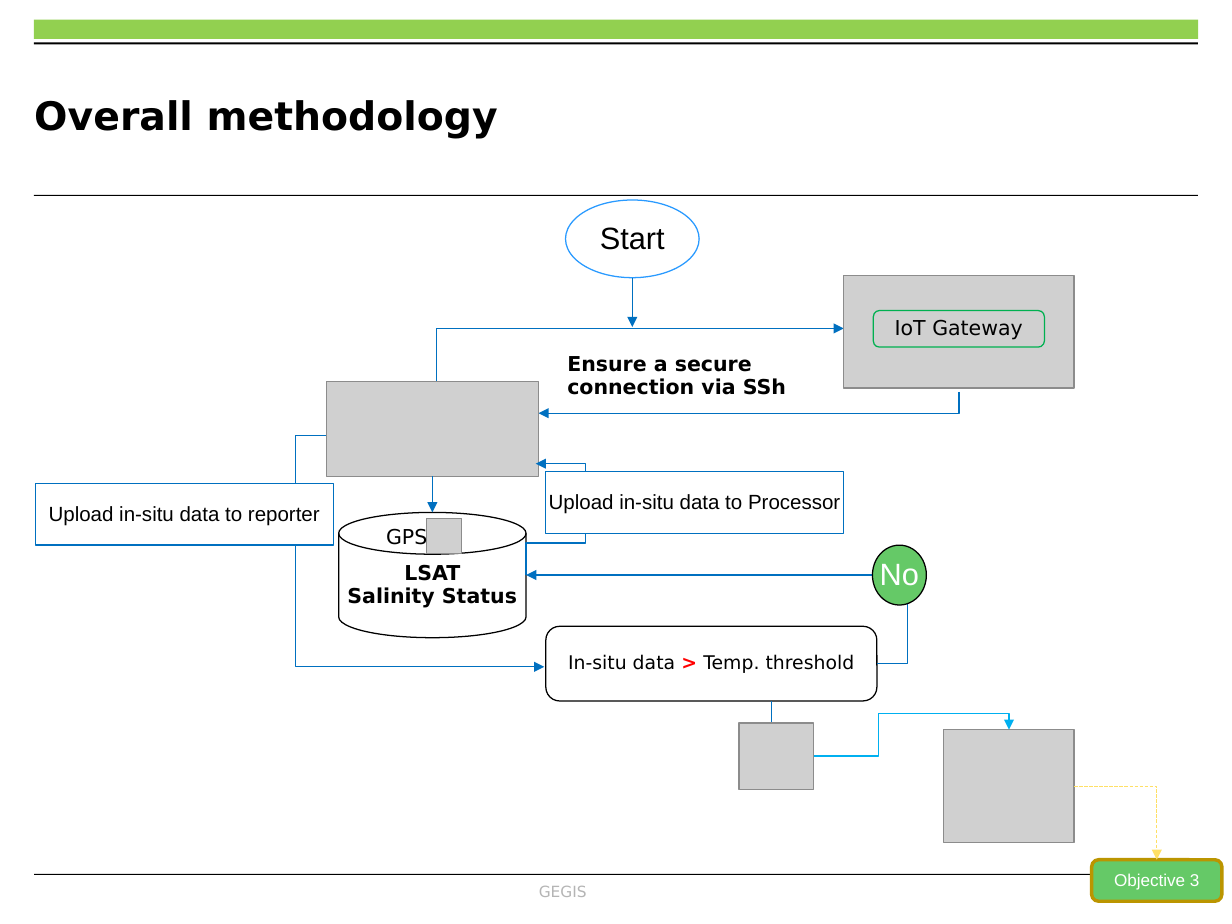
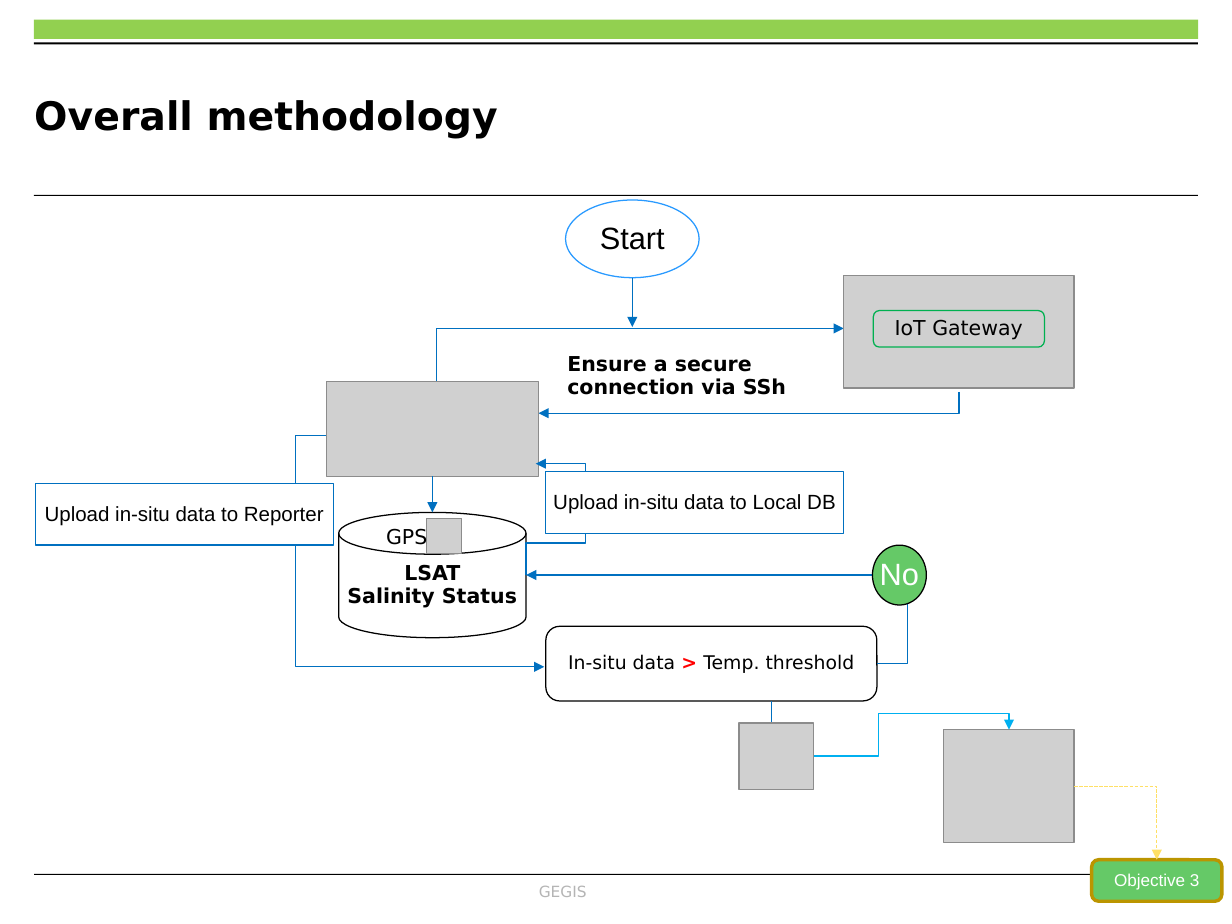
Before and after one commit to OkomoJacob/FinalYearProject, a slide deck: slide 7 of Dr. E Nduati, Superviser/Submissions/ENC222-0149_2017_OKOMO_JACOB_1234_Progress_2.pptx. Drawn at 1232x924 pixels with LibreOffice and Linux fonts; fonts in the diff are those of the drawing; grey boxes stand for pictures; background and template pictures are left out. Boxes give left, top, right and bottom in pixels: in the first picture for what was removed or moved away, otherwise in the second. Text is boxed around its words. In the diff, an @@ line names an element or a change of style, - is before the commit and + after.

```diff
--- a/Dr. E Nduati, Superviser/Submissions/ENC222-0149_2017_OKOMO_JACOB_1234_Progress_2.pptx
+++ b/Dr. E Nduati, Superviser/Submissions/ENC222-0149_2017_OKOMO_JACOB_1234_Progress_2.pptx
@@ text in rectangle at [45, 506, 324, 526]: text changed @@
-Upload in-situ data to reporter
+Upload in-situ data to Reporter
@@ text in rectangle at [553, 494, 835, 514]: text changed @@
-Upload in-situ data to Processor
+Upload in-situ data to Local DB
```
Also in this commit, not shown: 11 other slides changed, 2 slides added, 5 other files.
